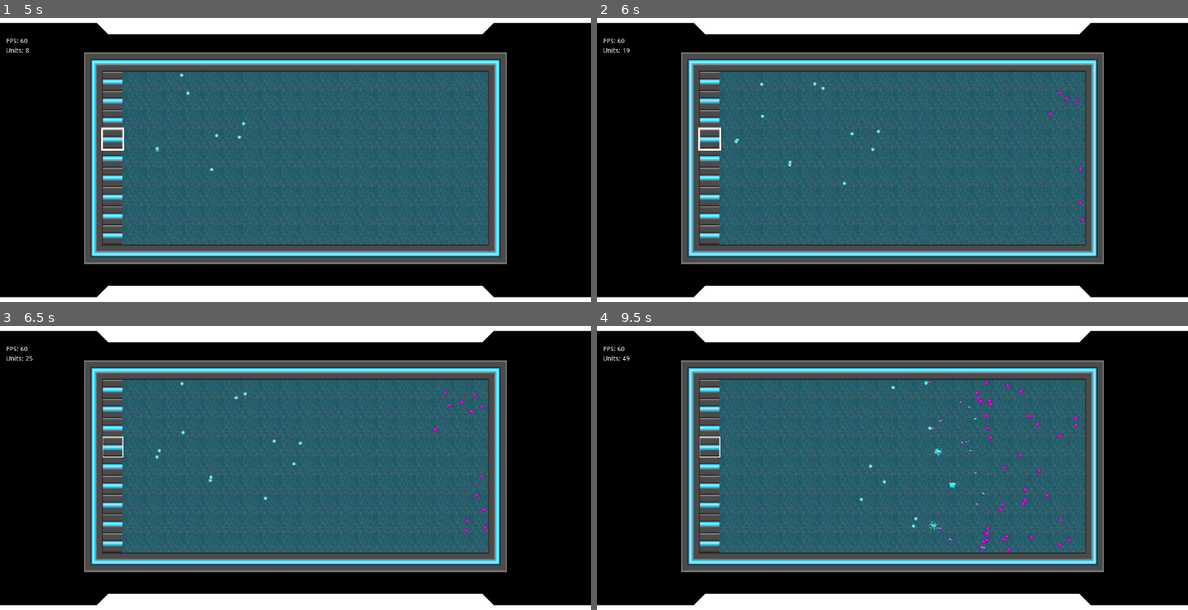
Above: before the commit, frames 1-4 (two rows, left to right).
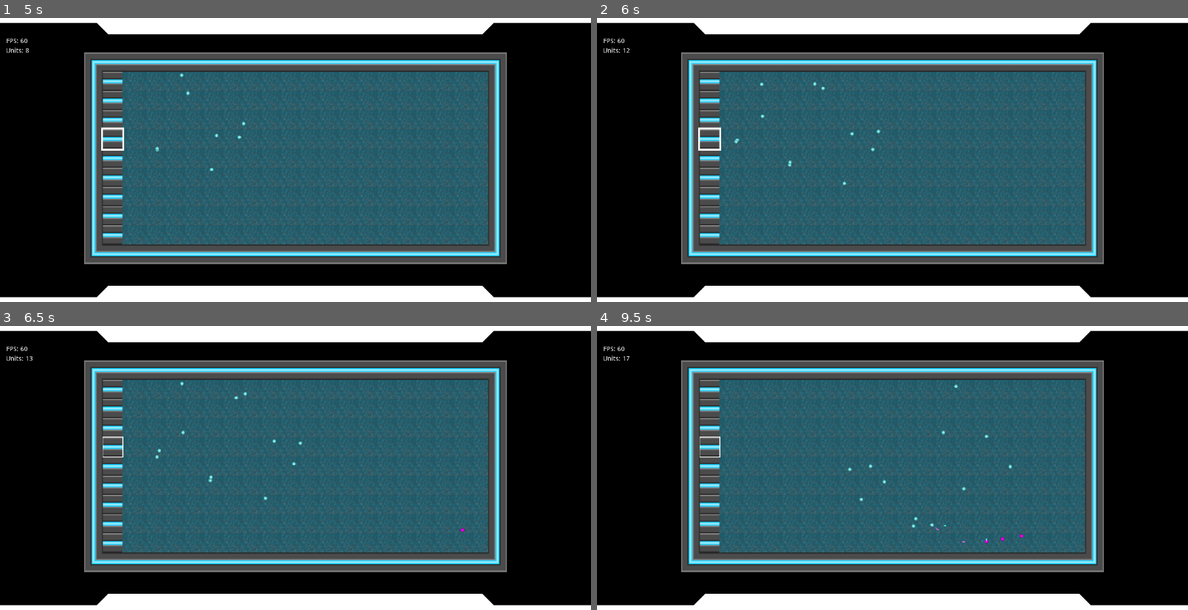
Above: after the commit, the same moments.

Repository: SJPGDD/Displacement
Game: Godot game, scene res://Game/Game.tscn
Same seed, same stepped clock (60 frames per second), same inputs: the game is played once before the commit and once after it.
Inputs (mouse positions are in pixels of both pictures, inside the frame that each line leads up to):
- Up to frame 1 (5 s): click (307, 157) at 0.5 s; click (307, 157) at 1.25 s; click (112, 100) at 2 s; click (112, 140) at 2.75 s; click (112, 100) at 3.5 s; click (112, 140) at 4.25 s
- Up to frame 2 (6 s): click (709, 100) at 5 s; click (709, 140) at 5.75 s
- Up to frame 3 (6.5 s): no input
- Up to frame 4 (9.5 s): click (904, 465) at 6.5 s; move the mouse to (1022, 468) at 7.27 s; click (1022, 468) at 7.42 s; move the mouse to (774, 502) at 8.02 s; click (774, 502) at 8.17 s; move the mouse to (951, 411) at 8.77 s; click (951, 411) at 8.92 s

Frame 1 is identical in both runs. In frame 2, less than 0.1% of the frame differs, in the area x 5-83%, y 10-72%; in frame 3, 0.1%; in frame 4, 0.5%, in the area x 4-82%, y 10-80%.

Commit message:
Fixed Spawn Position

Diff:
--- a/Game/World/Terrain/EnemyUnitsSpawner.gd
+++ b/Game/World/Terrain/EnemyUnitsSpawner.gd
@@ -8,9 +8,9 @@
 onready var spawners = $"../../Spawners"
 
 func _process(delta):
-	if randf() < 0.02:
+	if randf() < 0.001:
 		var helper = SpawningHelper.new(spawnable_units[0], 1, self, Vector2(-1, 0).rotated(rand_range(-.5, .5)))
-		helper.position = Vector2(500, rand_range(-200, 200))
+		helper.position = Vector2(475, rand_range(-200, 200))
 		spawners.add_child(helper)
 
 func _load_units():
--- a/Game/World/World.tscn
+++ b/Game/World/World.tscn
@@ -3,7 +3,7 @@
 [ext_resource path="res://Game/World/Background/Background.tscn" type="PackedScene" id=1]
 [ext_resource path="res://Game/World/Terrain/Terrain.tscn" type="PackedScene" id=2]
 
-[node name="World" type="Node2D"]
+[node name="World" type="Node2D" index="0"]
 
 [node name="Background" parent="." index="0" instance=ExtResource( 1 )]
 
